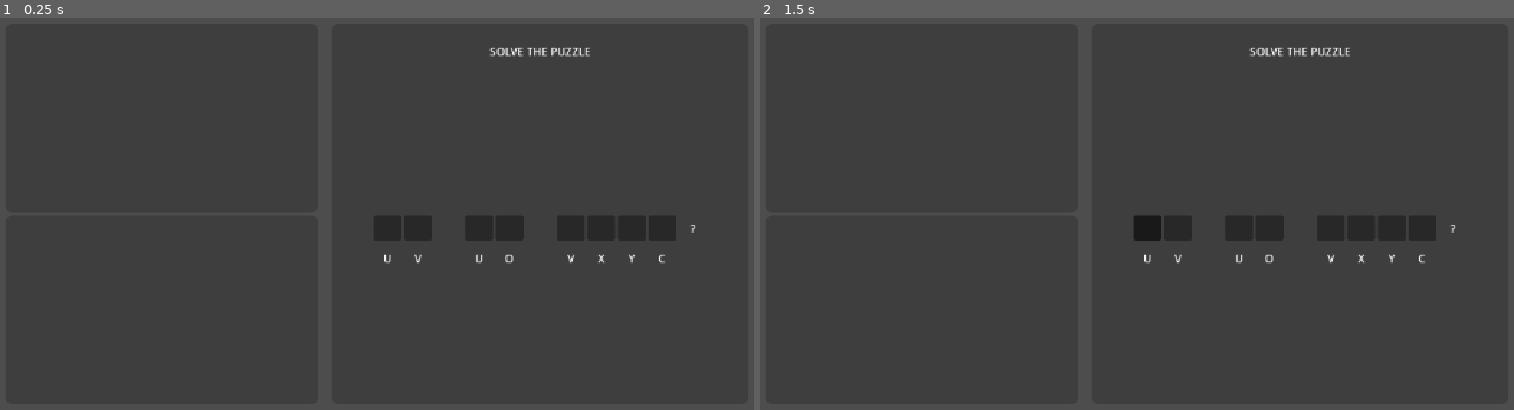
Above: before the commit, frames 1-2 (left to right).
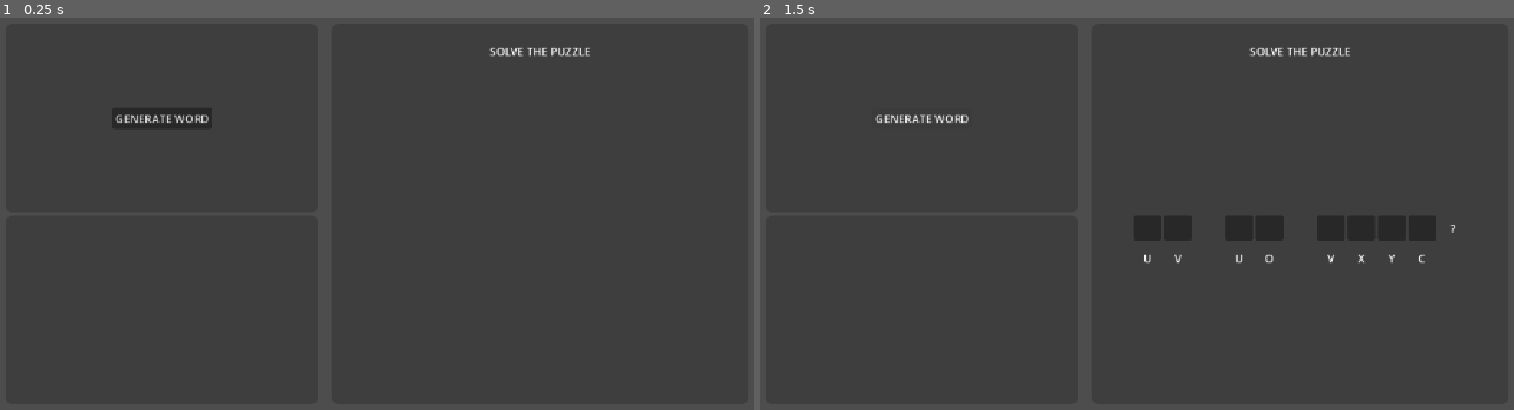
Above: after the commit, the same moments.

Repository: sandre-to/bachelor2026-frontend
Game: Godot game, scene res://assets/tools/cryptogram/main/cryptogram.tscn
Two runs of this game, one before a commit and one after it. Both use one fixed random seed, a clock stepped at 60 frames per second and the inputs below. Before the commit the project starts from res://assets/tools/cryptogram/cryptogram.tscn.
Inputs (mouse positions are in pixels of both pictures, inside the frame that each line leads up to):
- Up to frame 1 (0.25 s): no input
- Up to frame 2 (1.5 s): click (1144, 229) at 0.52 s; click (918, 119) at 1.25 s, where only the run after the commit has a clickable "GENERATE WORD"

The runs differ from the first frame. In frame 1, 0.3% of the frame differs, in the area x 15-93%, y 24-63%; in frame 2, 0.2%.

Commit message:
Rydde litt i filer

Diff:
--- a/assets/tools/cryptogram/letter_box.gd
+++ b/assets/tools/cryptogram/letter-box/letter_box.gd
@@ -30,9 +30,9 @@
 func set_guessed_letter(input_letter: String) -> void:
 	guessed_letter.text = input_letter.to_upper()
 
-# Sub letter er den krypterte bokstaven.
 func set_sub_letter(input_letter: String) -> void:
 	sub_letter.text = input_letter.to_upper()
 
 func _on_button_toggled(toggled_on: bool) -> void:
 	focused = toggled_on
+	focus_mode = Control.FOCUS_ALL
--- a/assets/tools/cryptogram/letter_box.tscn
+++ b/assets/tools/cryptogram/letter-box/letter_box.tscn
@@ -1,6 +1,6 @@
 [gd_scene format=3 uid="uid://c5fsrvarkxfyu"]
 
-[ext_resource type="Script" uid="uid://dw7vjdb6nw3kn" path="res://assets/tools/cryptogram/letter_box.gd" id="2_54wdr"]
+[ext_resource type="Script" uid="uid://dw7vjdb6nw3kn" path="res://assets/tools/cryptogram/letter-box/letter_box.gd" id="2_54wdr"]
 
 [sub_resource type="StyleBoxFlat" id="StyleBoxFlat_djvoj"]
 bg_color = Color(0.35906905, 0.35906908, 0.35906896, 1)
--- a/assets/tools/cryptogram/cryptogram.gd
+++ b/assets/tools/cryptogram/main/cryptogram.gd
@@ -15,13 +15,13 @@
 @export var test_string: String = ""
 @export var letter_box_scene: PackedScene
 
-@onready var word_manager: GridContainer = %WordManager
+@onready var word_manager: WordManager = %WordManager
+@onready var button: Button = $MarginContainer/HBoxContainer/VBoxContainer/Panel/Button
 
 var mapped_letters: Dictionary[String, String] = {}
 
 func _ready() -> void:
 	_substitute_letter()
-	generate_words(test_string)
 
 func _substitute_letter() -> void:
 	var new_alphabet := _randomize_alphabet()
@@ -58,7 +58,7 @@
 			return false
 	return true
 
-func generate_words(words: String) -> void:
+func _generate_words(words: String) -> void:
 	for letter in words:
 		var lower_case_letter := letter.to_lower()
 		var letter_box: LetterBox = letter_box_scene.instantiate()
@@ -86,3 +86,9 @@
 		letter_box.button.self_modulate = 0
 		letter_box.guessed_letter.text = letter
 		letter_box.line.hide()
+
+func _on_button_pressed() -> void:
+	for child in word_manager.get_children():
+		child.queue_free()
+	_generate_words(test_string)
+	print(word_manager.get_letter_boxes())
--- a/assets/tools/cryptogram/cryptogram.tscn
+++ b/assets/tools/cryptogram/main/cryptogram.tscn
@@ -1,8 +1,9 @@
 [gd_scene format=3 uid="uid://dwxgp4h2t0jwm"]
 
-[ext_resource type="Theme" uid="uid://bevarwxrnatg" path="res://assets/tools/cryptogram/crypto-theme.tres" id="1_dk2ld"]
-[ext_resource type="Script" uid="uid://bcle7l7mbmwke" path="res://assets/tools/cryptogram/cryptogram.gd" id="1_iplmf"]
-[ext_resource type="PackedScene" uid="uid://c5fsrvarkxfyu" path="res://assets/tools/cryptogram/letter_box.tscn" id="2_ak0rv"]
+[ext_resource type="Theme" uid="uid://bevarwxrnatg" path="res://assets/tools/cryptogram/main/crypto-theme.tres" id="1_dk2ld"]
+[ext_resource type="Script" uid="uid://bcle7l7mbmwke" path="res://assets/tools/cryptogram/main/cryptogram.gd" id="1_iplmf"]
+[ext_resource type="PackedScene" uid="uid://c5fsrvarkxfyu" path="res://assets/tools/cryptogram/letter-box/letter_box.tscn" id="2_ak0rv"]
+[ext_resource type="Script" uid="uid://crp5lluumclif" path="res://assets/tools/cryptogram/word_manager.gd" id="4_5gf4b"]
 
 [node name="Cryptogram" type="Control" unique_id=2122768395]
 layout_mode = 3
@@ -46,6 +47,21 @@
 size_flags_horizontal = 4
 size_flags_vertical = 3
 
+[node name="Button" type="Button" parent="MarginContainer/HBoxContainer/VBoxContainer/Panel" unique_id=566400360]
+layout_mode = 1
+anchors_preset = 8
+anchor_left = 0.5
+anchor_top = 0.5
+anchor_right = 0.5
+anchor_bottom = 0.5
+offset_left = -71.5
+offset_top = -15.5
+offset_right = 71.5
+offset_bottom = 15.5
+grow_horizontal = 2
+grow_vertical = 2
+text = "GENERATE WORD"
+
 [node name="Panel2" type="Panel" parent="MarginContainer/HBoxContainer/VBoxContainer" unique_id=1159326427]
 layout_mode = 2
 size_flags_vertical = 3
@@ -76,3 +92,6 @@
 size_flags_horizontal = 4
 size_flags_vertical = 6
 columns = 12
+script = ExtResource("4_5gf4b")
+
+[connection signal="pressed" from="MarginContainer/HBoxContainer/VBoxContainer/Panel/Button" to="." method="_on_button_pressed"]
--- /dev/null
+++ b/assets/tools/cryptogram/word_manager.gd
@@ -0,0 +1,10 @@
+class_name WordManager extends GridContainer
+
+func get_letter_boxes() -> Array:
+	return get_children()
+
+func find_focused() -> LetterBox:
+	for child: LetterBox in get_children():
+		if child.focused:
+			return child
+	return null
--- a/scenes/login_screen/desktop_environment.tscn
+++ b/scenes/desktop/desktop_environment.tscn
@@ -1,6 +1,6 @@
 [gd_scene format=3 uid="uid://bxrsa5in13360"]
 
-[ext_resource type="Theme" uid="uid://bg64qtkijul1s" path="res://scenes/login_screen/desktop_theme.tres" id="1_enld1"]
+[ext_resource type="Theme" uid="uid://bg64qtkijul1s" path="res://scenes/desktop/desktop_theme.tres" id="1_enld1"]
 
 
 [sub_resource type="StyleBoxFlat" id="StyleBoxFlat_71yap"]
Renamed: assets/tools/cryptogram/letter_box.gd.uid -> assets/tools/cryptogram/letter-box/letter_box.gd.uid
Renamed: assets/tools/cryptogram/letter_box_theme.tres -> assets/tools/cryptogram/letter-box/letter_box_theme.tres
Renamed: assets/tools/cryptogram/crypto-theme.tres -> assets/tools/cryptogram/main/crypto-theme.tres
Renamed: assets/tools/cryptogram/cryptogram.gd.uid -> assets/tools/cryptogram/main/cryptogram.gd.uid
Not shown, added: assets/tools/cryptogram/word_manager.gd.uid
Renamed: scenes/login_screen/desktop_theme.tres -> scenes/desktop/desktop_theme.tres
